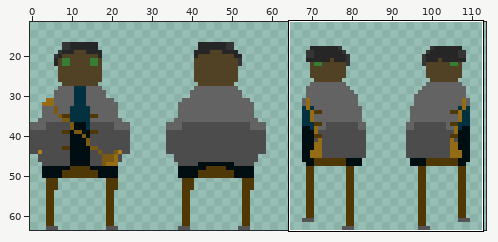
Sprite sheet: resources/PlayerSprites/PlayerPlaceHolderSpriteSheet.png. Above, an overview of the earlier version with the close-up marked.
Close-up. The starting point:
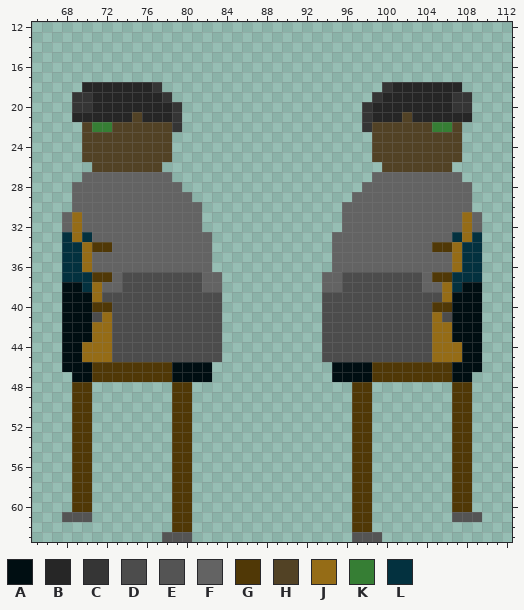
The file is 128x64 pixels. Shown: x 65..112, y 12..63. The wide view leaves out empty margins.
Palette (. is transparent): A #000e12  B #262626  C #353535  D #4c4c4c  E #545454  F #636363  G #503806  H #524225  J #956c16  K #367e34  L #03313f
Pixels before (only the part around the change), first column x 65:
12 ................................................
13 ................................................
14 ................................................
15 ................................................
16 ................................................
17 ................................................
18 .....BBBBBBBC......................CBBBBBBB.....
19 ....CCBBBBBBBC....................CBBBBBBBCC....
20 ....CCBBBBBBBBC..................CBBBBBBBBCC....
21 ....BBBBBBHBBBC..................CBBBHBBBBBB....
22 .....HKKHHHHHHC..................CHHHHHHKKH.....
23 .....HHHHHHHHH....................HHHHHHHHH.....
24 .....HHHHHHHHH....................HHHHHHHHH.....
25 .....HHHHHHHHH....................HHHHHHHHH.....
26 ......HHHHHHH......................HHHHHHH......
27 .....FFFFFFFFF....................FFFFFFFFF.....
28 ....FFFFFFFFFFF..................FFFFFFFFFFF....
29 ....FFFFFFFFFFFF................FFFFFFFFFFFF....
30 ....FFFFFFFFFFFFF..............FFFFFFFFFFFFF....
31 ...FJFFFFFFFFFFFF..............FFFFFFFFFFFFJF...
32 ...FJFFFFFFFFFFFF..............FFFFFFFFFFFFJF...
33 ...LJLFFFFFFFFFFFF............FFFFFFFFFFFFLJL...
34 ...LLJGGFFFFFFFFFF............FFFFFFFFFFGGJLL...
35 ...LLJFFFFFFFFFFFF............FFFFFFFFFFFFJLL...
36 ...LLJFFFFFFFFFFFF............FFFFFFFFFFFFJLL...
37 ...LLLGGFDDDDDDDDFF..........FFDDDDDDDDFGGLLL...
38 ...AALJFFDDDDDDDDFF..........FFDDDDDDDDFFJLAA...
39 ...AAAJDDDDDDDDDDDD..........DDDDDDDDDDDDJAAA...
40 ...AAAGGDDDDDDDDDDD..........DDDDDDDDDDDGGAAA...
41 ...AAADJDDDDDDDDDDD..........DDDDDDDDDDDJDAAA...
42 ...AAAJJDDDDDDDDDDD..........DDDDDDDDDDDJJAAA...
43 ...AAAJJDDDDDDDDDDD..........DDDDDDDDDDDJJAAA...
44 ...AAJJJDDDDDDDDDDD..........DDDDDDDDDDDJJJAA...
45 ...AAJJJDDDDDDDDDDD..........DDDDDDDDDDDJJJAA...
46 ...AAAGGGGGGGGAAAA............AAAAGGGGGGGGAAA...
47 ....AAGGGGGGGGAAAA............AAAAGGGGGGGGAA....
48 ....GG........GG................GG........GG....
49 ....GG........GG................GG........GG....
50 ....GG........GG................GG........GG....
51 ....GG........GG................GG........GG....
52 ....GG........GG................GG........GG....
53 ....GG........GG................GG........GG....
54 ....GG........GG................GG........GG....
55 ....GG........GG................GG........GG....
56 ....GG........GG................GG........GG....
57 ....GG........GG................GG........GG....
58 ....GG........GG................GG........GG....
59 ....GG........GG................GG........GG....
60 ....GG........GG................GG........GG....
61 ...EEE........GG................GG........EEE...
62 ..............GG................GG..............
63 .............EEE................EEE.............
Once edited:
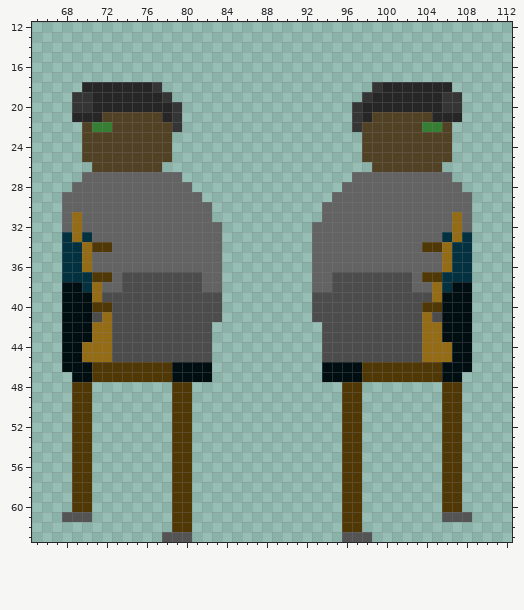
Message: IMAGE BUT SHORTER HAIR???
Diff:
y 18: x 99..100 .C -> CB; x 107 B -> .
y 19: x 98..99 .C -> CB; x 106 B -> C; x 108 C -> .
y 20: x 97..98 .C -> CB; x 106 B -> C; x 108 C -> .
y 21: x 72..74 BBB -> HHH; x 76..77 BB -> HH; x 97..101 .CBBB -> CBHHH; x 103..104 BB -> HH; x 108 B -> .
y 22: x 97..98 .C -> CH; x 104 H -> K; x 106..107 KH -> H.
y 23..25: x 98 . -> H; x 107 H -> .
y 26: x 99 . -> H; x 106 H -> .
y 27: x 79 . -> F; x 97..98 .. -> FF; x 107 F -> .
y 28: x 80 . -> F; x 96..97 .. -> FF; x 108 F -> .
y 29: x 68 . -> F; x 81 . -> F; x 95..96 .. -> FF
y 30: x 68 . -> F; x 82 . -> F; x 94..95 .. -> FF
y 31: x 82 . -> F; x 94..95 .. -> FF; x 107..109 FJF -> JF.
y 32: x 82..83 .. -> FF; x 93..95 ... -> FFF; x 107..109 FJF -> JF.
y 33: x 83 . -> F; x 93..94 .. -> FF; x 106..109 FLJL -> LJL.
y 34: x 83 . -> F; x 93..94 .. -> FF; x 104 F -> G; x 106..107 GJ -> JL; x 109 L -> .
y 35..36: x 83 . -> F; x 93..94 .. -> FF; x 106..107 FJ -> JL; x 109 L -> .
y 37: x 93 . -> F; x 95 F -> D; x 103..104 DF -> FG; x 106 G -> L; x 109 L -> .
y 38: x 93 . -> F; x 95 F -> D; x 103 D -> F; x 105..107 FJL -> JLA; x 109 A -> .
y 39: x 93 . -> D; x 105..106 DJ -> JA; x 109 A -> .
y 40: x 93 . -> D; x 104 D -> G; x 106 G -> A; x 109 A -> .
y 41: x 93 . -> D; x 104..106 DJD -> JDA; x 109 A -> .
y 42..43: x 83 D -> .; x 104 D -> J; x 106 J -> A; x 109 A -> .
y 44..45: x 83 D -> .; x 104 D -> J; x 107 J -> A; x 109 A -> .
y 46: x 94 . -> A; x 98 A -> G; x 106 G -> A; x 109 A -> .
y 47: x 94 . -> A; x 98 A -> G; x 106 G -> A; x 108 A -> .
y 48..60: x 96 . -> G; x 98 G -> .; x 106 . -> G; x 108 G -> .
y 61: x 96 . -> G; x 98 G -> .; x 106 . -> E; x 109 E -> .
y 62: x 96 . -> G; x 98 G -> .
y 63: x 96 . -> E; x 99 E -> .
